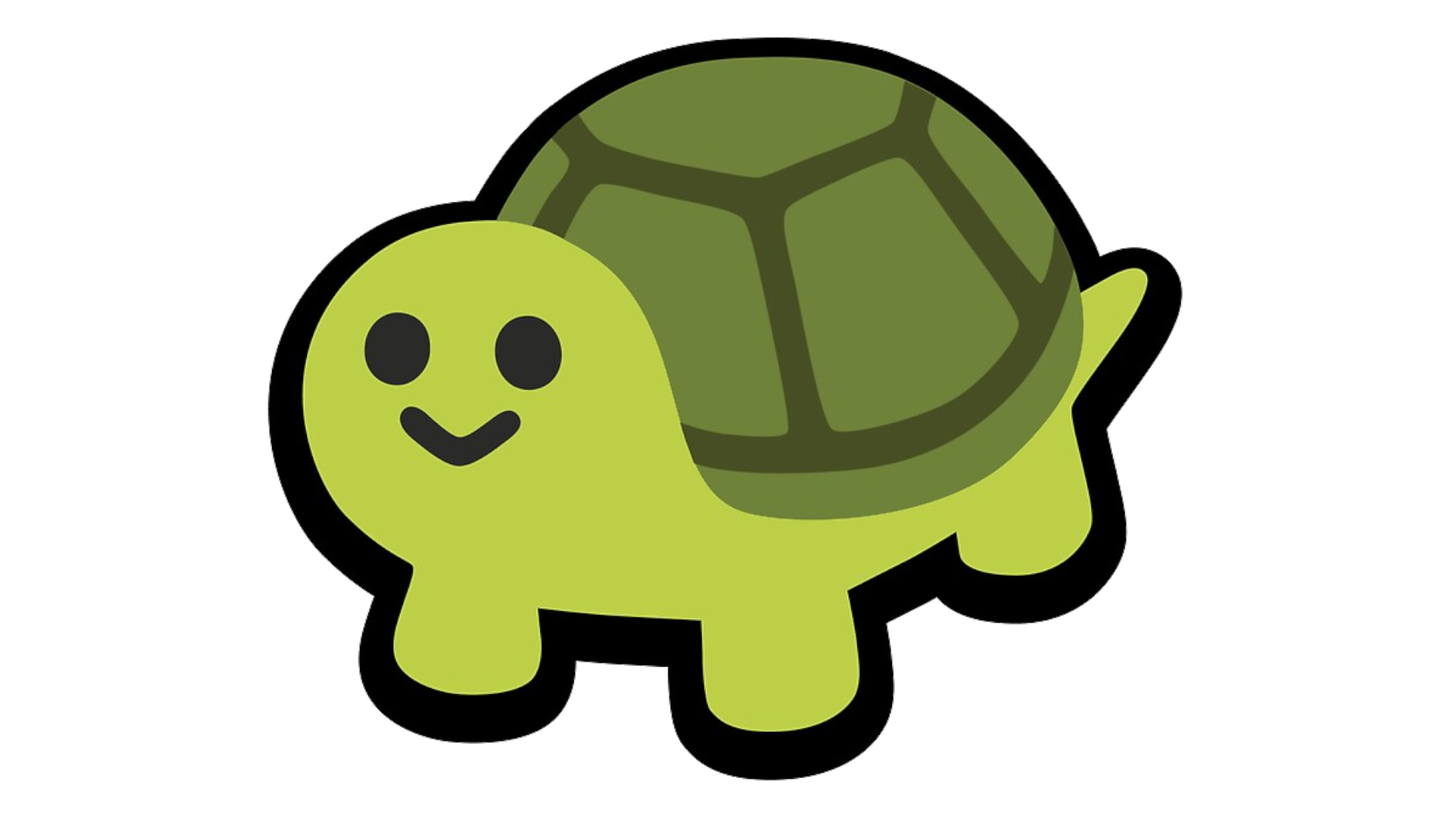
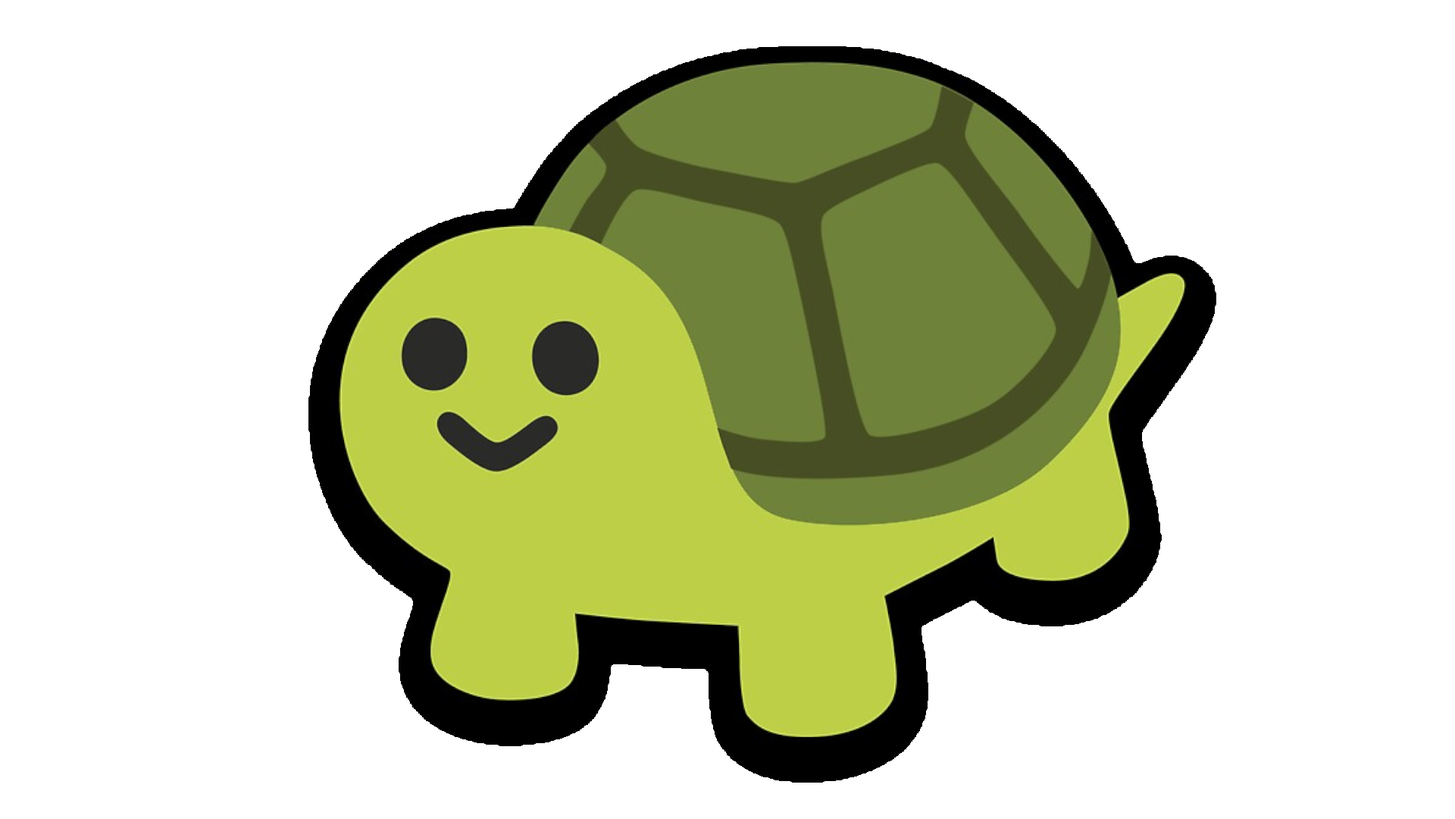
Revision of a layered 1455×819 image; what changed, layer by layer:
painted on "bg,f8f8f8-flat,750x,075,f-pad,750x1000,f8f8f8.jpg" over [267, 37, 1217, 783]
